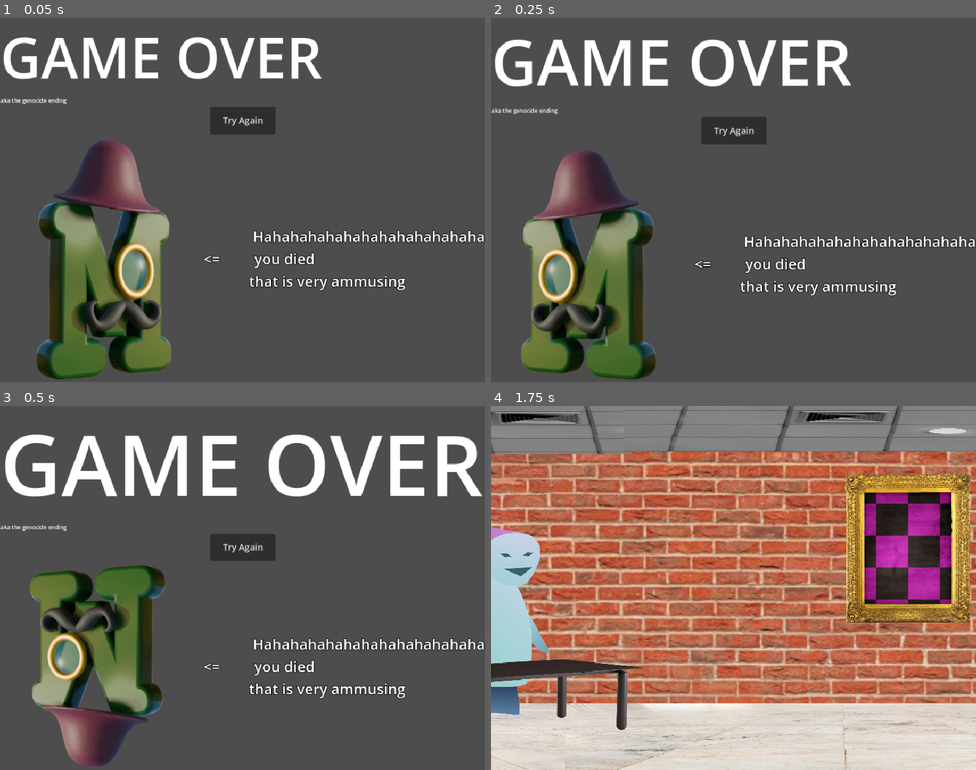
Above: before the commit, frames 1-4 (two rows, left to right).
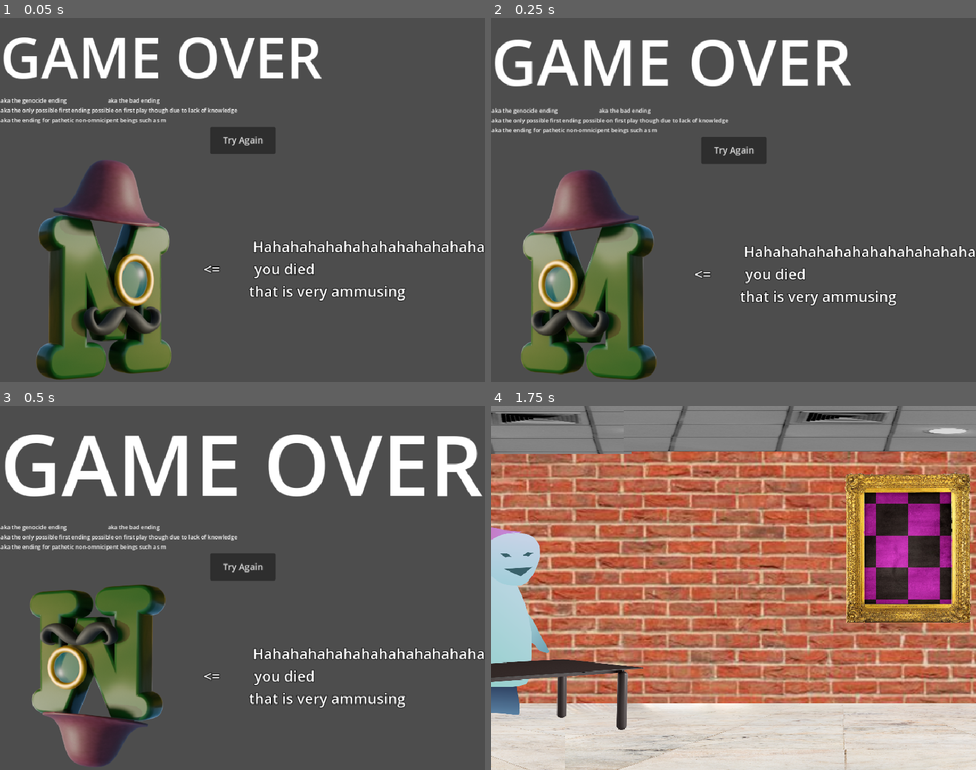
Above: after the commit, the same moments.

Repository: Qualia6/secret-game
Game: Godot game, scene res://game_over.tscn
Same seed, same stepped clock (60 frames per second), same inputs: the game is played once before the commit and once after it. This scene is started directly instead of the project's main scene. The engine's default icon, where the game draws it, is replaced by a stand-in: a white triangle on a blue panel in a dark square. Sound files missing from this copy of the repository are replaced by a short silence.
Inputs (mouse positions are in pixels of both pictures, inside the frame that each line leads up to):
- Up to frame 1 (0.05 s): no input
- Up to frame 2 (0.25 s): no input
- Up to frame 3 (0.5 s): no input
- Up to frame 4 (1.75 s): click "Try Again" at 0.5 s; tap Enter at 1.25 s; move the mouse to (680, 577) at 1.27 s; hold Right (ui_right) from 1.28 s (still down); click (680, 577) at 1.42 s

The runs differ from the first frame. In frame 1, 11% of the frame differs, in the area x 0-100%, y 22-100%; in frame 2, 11%; in frame 3, 12%, in the area x 0-100%, y 32-99%; in frame 4, nothing differs.

Commit message:
finally fix some bugs for real this time and add touch screen support

Diff:
--- a/GLOBAL.gd
+++ b/GLOBAL.gd
@@ -29,13 +29,16 @@
 	&"june_up": false,
 	&"game_end": false,
 	&"jeff_said_puzzle": false,
+	&"jeff_stop_scaring_me": true,
+	&"mobile": false,
 }
 
 static var flags: Dictionary = starting_flags.duplicate()
 
 static func update_flag(flag: StringName, value):
-	flags[flag] = value
-	emitter.updated.emit()
+	if flags[flag] != value:
+		flags[flag] = value
+		emitter.updated.emit()
 
 static func reset():
 	flags = starting_flags.duplicate()
--- a/camera_2d.gd
+++ b/camera_2d.gd
@@ -12,10 +12,15 @@
 var before_animation_position: Vector2
 var animation_t: float = 0.
 
+func get_desired_direction() -> float:
+	var right: int = Input.is_action_pressed("ui_right") or %mobile_right.button_pressed
+	var left: int = Input.is_action_pressed("ui_left") or %mobile_left.button_pressed
+	return right - left
+
 func _process(delta: float) -> void:
 	match state:
 		CAMERA_STATE.CONTROLLED:
-			var desired_dir: float = int(Input.is_action_pressed("ui_right")) - int(Input.is_action_pressed("ui_left"))
+			var desired_dir: float = get_desired_direction()
 			var no_keys_presssed_multiplier = 2. if (Input.is_action_pressed("ui_right") or Input.is_action_pressed("ui_left")) else 4.
 			var jerk: float = max(abs(desired_dir - acceleration) * no_keys_presssed_multiplier, 1) * ACCEL_RATE
 			if desired_dir > acceleration:
@@ -37,6 +42,15 @@
 	go_to_row_1()
 	$blinders.visible = true
 	zoom = Vector2(1., 1.)
+	%mobile_ui.visible = false
+
+func _unhandled_input(event: InputEvent) -> void:
+	if event is InputEventKey:
+		GLOBAL.update_flag(&"mobile", false)
+		%mobile_ui.visible = false
+	if event is InputEventScreenTouch:
+		GLOBAL.update_flag(&"mobile", true)
+		%mobile_ui.visible = true
 
 func go_to_row_0():
 	position.y = -455
--- a/game_over.tscn
+++ b/game_over.tscn
@@ -141,7 +141,9 @@
 
 [node name="Label2" type="Label" parent="."]
 layout_mode = 2
-text = "aka the genocide ending"
+text = "aka the genocide ending                            aka the bad ending
+aka the only possible first ending possible on first play though due to lack of knowledge
+aka the ending for pathetic non-omnicipent beings such as m"
 label_settings = SubResource("LabelSettings_8u835")
 
 [node name="HBoxContainer2" type="HBoxContainer" parent="."]
--- a/inventory/inventory.gd
+++ b/inventory/inventory.gd
@@ -39,14 +39,19 @@
 
 	$Empty.visible = items == 0
 
-func _unhandled_key_input(event: InputEvent) -> void:
-	if event.is_action_pressed("inventory") and not GLOBAL.flags[&"game_end"]:
+
+func inventory_toggle_event():
+	if not GLOBAL.flags[&"game_end"]:
 		visible = not visible
 		if not visible:
 			$animation.pause()
 		else:
 			$animation.play()
 
+
+func _unhandled_key_input(event: InputEvent) -> void:
+	if event.is_action_pressed("inventory"):
+		inventory_toggle_event()
 
 
 func _on_item_clicked(item: CanvasItem, id: StringName) -> void:
@@ -77,3 +82,7 @@
 func _process(delta: float):
 	if selected_item_object != null:
 		selected_item_object.get_parent().rotation += delta * 20
+
+
+func _on_mobile_inventory_pressed() -> void:
+	inventory_toggle_event()
--- a/jeff/jeff.gd
+++ b/jeff/jeff.gd
@@ -56,11 +56,11 @@
 			respawning = false
 			waiting_for_exec = false
 			position = respawn_location_3
-			if already_respawned:
+			if already_respawned or GLOBAL.flags[&"jeff_jumped_before"]:
 				goto("RESPAWN AGAIN")
 			else:
-				already_respawned = true
 				goto("RESPAWNED")
+			already_respawned = true
 	elif jumping:
 		jump_t += delta
 		if jump_t > 1.:
@@ -83,20 +83,24 @@
 func go_to_previous_line():
 	if previous_line == -1:
 		push_error("tried to go to previous but there is no previous")
-	#print("loading ", previous_line)
+	print("loading ", previous_line)
 	gotoline(previous_line)
 	show_image(previous_expression)
 	previous_line = -1
 
 func save_line_as_previous():
 	if previous_line == -1:
-		#print("saving ", current_dialoge)
+		print("saving ", current_dialoge)
 		previous_line = current_dialoge
 		previous_expression = current_image_name
-	#else:
-		#print("not saving ", current_dialoge)
+	else:
+		print("not saving ", current_dialoge)
+
+func clear_saved():
+	previous_line = -1
 
 func jump():
+	GLOBAL.update_flag(&"jeff_stop_scaring_me", !GLOBAL.flags[&"jeff_stop_scaring_me"])
 	$scream.play()
 	if GLOBAL.flags[&"jeff_jumped_before"]:
 		jump_height = 400
@@ -110,6 +114,7 @@
 			%CeillingHole.appear()
 		else:
 			goto("JUMP CAVE FIRST")
+			clear_saved()
 
 	jumping = true
 	waiting_for_exec = true
--- a/m/m.gd
+++ b/m/m.gd
@@ -78,10 +78,9 @@
 var arrive: int = 0
 var imma_kill_you_now: bool = false
 
-func _input(event: InputEvent) -> void:
+func summoned():
+	if visible: return
 	if GLOBAL.flags[&"game_end"]: return
-	if not event.is_action_pressed("cave money"): return
-	if visible: return
 	if animation_state != ANIMATION_STATE.NONE: return
 	if imma_kill_you_now: return
 	arrive += 1
@@ -90,6 +89,14 @@
 		2: goto("ARRIVE SECOND")
 		3: goto("ARRIVE THIRD")
 		_: goto("ARRIVE FOURTH")
+
+func _input(event: InputEvent) -> void:
+	if event.is_action_pressed("cave money"):
+		summoned()
+
+func _on_photo_1_secret() -> void:
+	summoned()
+
 
 func _updated():
 	if GLOBAL.flags[&"jeff_dead"] and GLOBAL.flags[&"june_dead"] and GLOBAL.flags[&"jerboa_dead"] and \
--- a/main.tscn
+++ b/main.tscn
@@ -20,6 +20,7 @@
 [ext_resource type="Texture2D" uid="uid://ca0jw7nylpmaf" path="res://jeff/smile.png" id="8_2cqfq"]
 [ext_resource type="Texture2D" uid="uid://c8jx7c214ryw" path="res://world/photo 2.png" id="8_hrvbo"]
 [ext_resource type="Texture2D" uid="uid://dha06jhcfgs4f" path="res://june/yay.png" id="9_ryguw"]
+[ext_resource type="Script" uid="uid://n1i1xuuvq1e1" path="res://world/photo_1.gd" id="9_sm6fg"]
 [ext_resource type="Texture2D" uid="uid://bteq6bebkma1k" path="res://jeff/wave.png" id="9_yaehf"]
 [ext_resource type="Texture2D" uid="uid://cx2ko6w6qolv0" path="res://jeff/wow.png" id="10_074og"]
 [ext_resource type="Texture2D" uid="uid://eeggkph6ri8t" path="res://june/evil.png" id="10_d13ii"]
@@ -196,13 +197,14 @@
 strong = true
 
 [node name="Photo1" type="TextureRect" parent="row 1"]
+unique_name_in_owner = true
 offset_left = 964.0
 offset_top = 136.0
 offset_right = 1247.0
 offset_bottom = 367.0
 texture = ExtResource("7_0cbny")
 expand_mode = 1
-script = ExtResource("6_272bh")
+script = ExtResource("9_sm6fg")
 
 [node name="Photo2" type="TextureRect" parent="row 1"]
 offset_left = 2447.0
@@ -293,6 +295,27 @@
 
 
 
+~ MOBILE HINT
+!Image yap
+regardless, i know a muuuuuuch better way to do that
+a method that does NOT require arcane external devices
+!Image stand
+you see that painting of an image over there?
+!Image yay
+well if you hit it in a specific manner then that \"\"\"being\"\"\" is summoned
+!Image stand
+1. hit it then wait 2 seconds
+2. hit it 6 times quickly then wait 3 seconds
+3. hit 5 more times quickly
+!Image yay
+if you do that exactly then m should be summoned
+!Image yap
+i mean if you had whatever a \"\"\"keyboard\"\"\" is then what jeff is saying would probably work
+why do you even want to summon them anyway?
+!GoTo HINT MERGE
+
+
+
 ~ KEY HINT
 !Image uhh
 bruhhhhh jeff is yapping about keys again
@@ -309,6 +332,8 @@
 he meant \"\"\"key\"\"\" as in \"\"\"keyboard\"\"\"
 !Image aaaa
 wtf is a \"\"\"keyboard\"\"\"?!
+!IfFlag mobile
+!GoTo MOBILE HINT
 !Image yap
 and how can you use a \"\"\"keyboard\"\"\" to do incantations
 !Image aaaa
@@ -319,6 +344,11 @@
 i think he gets these weeerreeeiiirrrrd ideas from that other guy
 !Image uhh
 i think his name is m?
+!GoTo HINT MERGE
+
+
+
+~ HINT MERGE
 !Image stand
 i dont think you met them yet
 but this \"\"\"being\"\"\" acts kinda high and mighty
@@ -548,14 +578,36 @@
 
 ~ JUMP AGAIN
 !Image wow
+!IfFlag jeff_stop_scaring_me
+!GoTo JUMP AGAIN ALT
 AAAAAA
 !Exec go_to_previous_line
 
 
 
+~ JUMP AGAIN ALT
+STOP SCARING ME WITH... THAT...
+!Exec go_to_previous_line
+
+
+
+
 ~ JUMP CAVE FIRST
 !Image wow
+!IfFlag jeff_stop_scaring_me
+!GoTo JUMP CAVE FIRST ALT
 AAAAAA
+!GoTo JUMP CAVE FIRST CONT
+
+
+
+~ JUMP CAVE FIRST ALT
+STOP SCARING ME WITH... THAT...
+!GoTo JUMP CAVE FIRST CONT
+
+
+
+~ JUMP CAVE FIRST CONT
 I Thought That You Where Holding The ... Err
 !Image secret
 i thought you were holding the dooms day device
@@ -672,9 +724,25 @@
 !GoTo ROCK LOOP
 
 
+
+
+
 ~ JUMP SURFACE FIRST
 !Image wow
+!IfFlag jeff_stop_scaring_me
+!GoTo JUMP SURFACE FIRST ALT
 AAAAAA
+!GoTo JUMP SURFACE FIRST CONT
+
+
+
+~ JUMP SURFACE FIRST ALT
+STOP SCARING ME WITH... THAT...
+!GoTo JUMP SURFACE FIRST CONT
+
+
+
+~ JUMP SURFACE FIRST CONT
 Oh Dang
 !Image hmmm
 Jumping To Dodge The
@@ -1264,14 +1332,15 @@
 !Exec appear_angry
 YOU DARE TAKE ME AWAY FROM MY WORK AGAIN!!
 !Image evil
-you will feel my wrath
+You will feel my wrath
 !IfFlag jeff_killed_by_key
 !GoTo WAIT ALREADY DOOMED
 !Exec game_over
 ~ WAIT ALREADY DOOMED
 !Image left
-Wait it appears that your timeline is already doomed
+Wait, Jeff was killed
 !Image right
+It appears that your timeline is already doomed
 Then I shall \"take care\" of you later
 !Image evil
 !Exec leave_angry
@@ -1372,9 +1441,71 @@
           lol"
 label_settings = SubResource("LabelSettings_qnost")
 
+[node name="mobile_ui" type="CanvasLayer" parent="Camera2D"]
+unique_name_in_owner = true
+layer = 2
+
+[node name="VBoxContainer" type="VBoxContainer" parent="Camera2D/mobile_ui"]
+anchors_preset = 15
+anchor_right = 1.0
+anchor_bottom = 1.0
+grow_horizontal = 2
+grow_vertical = 2
+size_flags_horizontal = 3
+size_flags_vertical = 3
+mouse_filter = 2
+
+[node name="HBoxContainer2" type="HBoxContainer" parent="Camera2D/mobile_ui/VBoxContainer"]
+layout_mode = 2
+size_flags_vertical = 3
+size_flags_stretch_ratio = 0.5
+mouse_filter = 2
+
+[node name="Control" type="Control" parent="Camera2D/mobile_ui/VBoxContainer/HBoxContainer2"]
+layout_mode = 2
+size_flags_horizontal = 3
+size_flags_stretch_ratio = 2.5
+mouse_filter = 2
+
+[node name="mobile_inventory" type="Button" parent="Camera2D/mobile_ui/VBoxContainer/HBoxContainer2"]
+layout_mode = 2
+size_flags_horizontal = 3
+text = "Inventory"
+
+[node name="Control" type="Control" parent="Camera2D/mobile_ui/VBoxContainer"]
+layout_mode = 2
+size_flags_vertical = 3
+size_flags_stretch_ratio = 3.0
+mouse_filter = 2
+
+[node name="HBoxContainer" type="HBoxContainer" parent="Camera2D/mobile_ui/VBoxContainer"]
+layout_mode = 2
+size_flags_horizontal = 3
+size_flags_vertical = 3
+mouse_filter = 2
+
+[node name="mobile_left" type="Button" parent="Camera2D/mobile_ui/VBoxContainer/HBoxContainer"]
+unique_name_in_owner = true
+layout_mode = 2
+size_flags_horizontal = 3
+text = "<="
+
+[node name="Control" type="Control" parent="Camera2D/mobile_ui/VBoxContainer/HBoxContainer"]
+layout_mode = 2
+size_flags_horizontal = 3
+size_flags_stretch_ratio = 4.0
+mouse_filter = 2
+
+[node name="mobile_right" type="Button" parent="Camera2D/mobile_ui/VBoxContainer/HBoxContainer"]
+unique_name_in_owner = true
+layout_mode = 2
+size_flags_horizontal = 3
+text = "=>"
+
 [connection signal="arrow_back_down" from="row 0" to="Camera2D" method="_on_row_0_arrow_back_down"]
 [connection signal="fix_camera_position" from="row 0" to="Camera2D" method="_on_row_0_fix_camera_position"]
 [connection signal="clicked" from="row 1/arrow_into_hole" to="Camera2D" method="_on_arrow_into_hole_clicked"]
+[connection signal="secret" from="row 1/Photo1" to="Camera2D/m" method="_on_photo_1_secret"]
 [connection signal="travel_through_vault" from="row 1/Node2D3/vault" to="Camera2D" method="_on_vault_travel_through_vault"]
 [connection signal="utilize_hole" from="row 1/CeillingHole" to="Camera2D" method="_on_ceilling_hole_utilize_hole"]
 [connection signal="jeff_recovered" from="row 2/CaveFull/ControlPannel" to="row 1/jeff" method="_on_control_pannel_jeff_recovered"]
@@ -1382,3 +1513,4 @@
 [connection signal="june_recovered" from="row 2/CaveFull/ControlPannel" to="row 1/june" method="_on_control_pannel_june_recovered"]
 [connection signal="clicked" from="row 2/arrow_out_of_vault" to="Camera2D" method="_on_arrow_out_of_vault_clicked"]
 [connection signal="game_is_over" from="Camera2D/m" to="Camera2D" method="_on_m_game_is_over"]
+[connection signal="pressed" from="Camera2D/mobile_ui/VBoxContainer/HBoxContainer2/mobile_inventory" to="Camera2D/Inventory" method="_on_mobile_inventory_pressed"]
--- a/project.godot
+++ b/project.godot
@@ -43,3 +43,4 @@
 
 renderer/rendering_method="gl_compatibility"
 renderer/rendering_method.mobile="gl_compatibility"
+textures/vram_compression/import_etc2_astc=true
--- a/vault/vault.gd
+++ b/vault/vault.gd
@@ -13,7 +13,7 @@
 
 
 func _on_animation_animation_finished(_anim_name: StringName) -> void:
-	GLOBAL.update_flag(&"vault_open", true)
+	GLOBAL.update_flag(&"vault_opened", true)
 
 
 func _on_into_vault_arrow_clicked() -> void:
--- /dev/null
+++ b/world/photo_1.gd
@@ -0,0 +1,22 @@
+extends Clickable
+
+signal secret
+
+var last_click_time = Time.get_ticks_msec()
+var short_click_count: int = 0
+
+func _clicked():
+	var time_past = Time.get_ticks_msec() - last_click_time
+	if time_past < 30: return
+	if time_past < 700 and short_click_count != 5 or short_click_count == 5 and time_past > 1500 and time_past < 4500:
+		short_click_count += 1
+	else:
+		short_click_count = 0
+
+	print(short_click_count)
+	print(time_past)
+
+	if short_click_count == 10:
+		secret.emit()
+
+	last_click_time = Time.get_ticks_msec()
Not shown, changed: export_presets.cfg
Not shown: 2 places in main.tscn that only renumber resources
Not shown, added: world/photo_1.gd.uid
